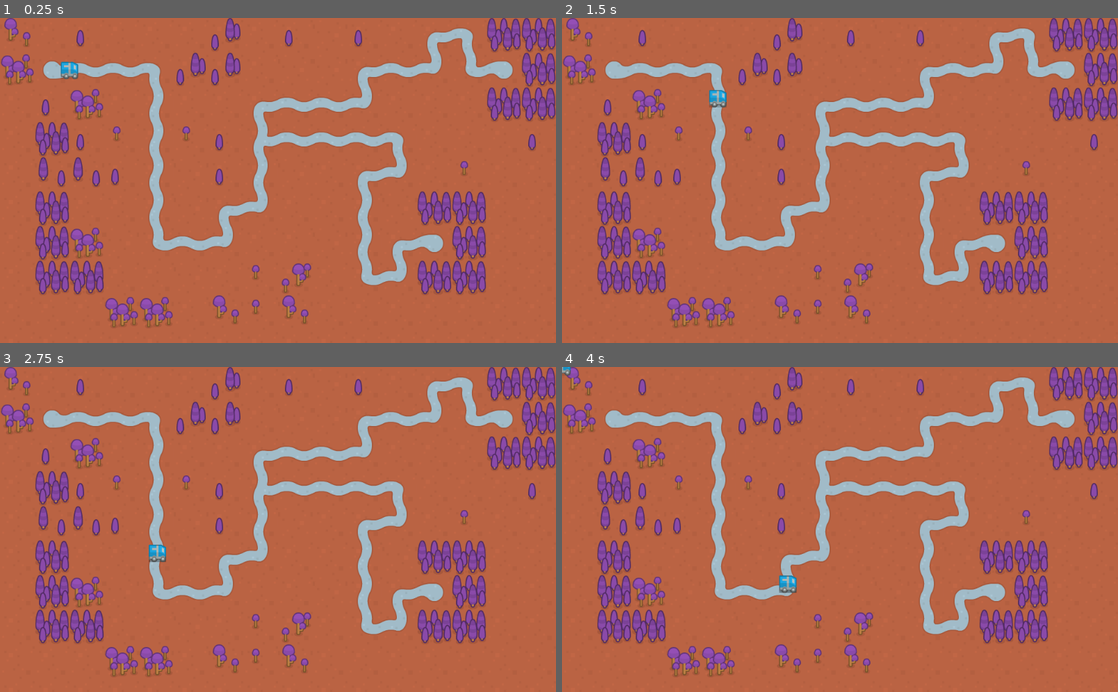
Above: before the commit, frames 1-4 (two rows, left to right).
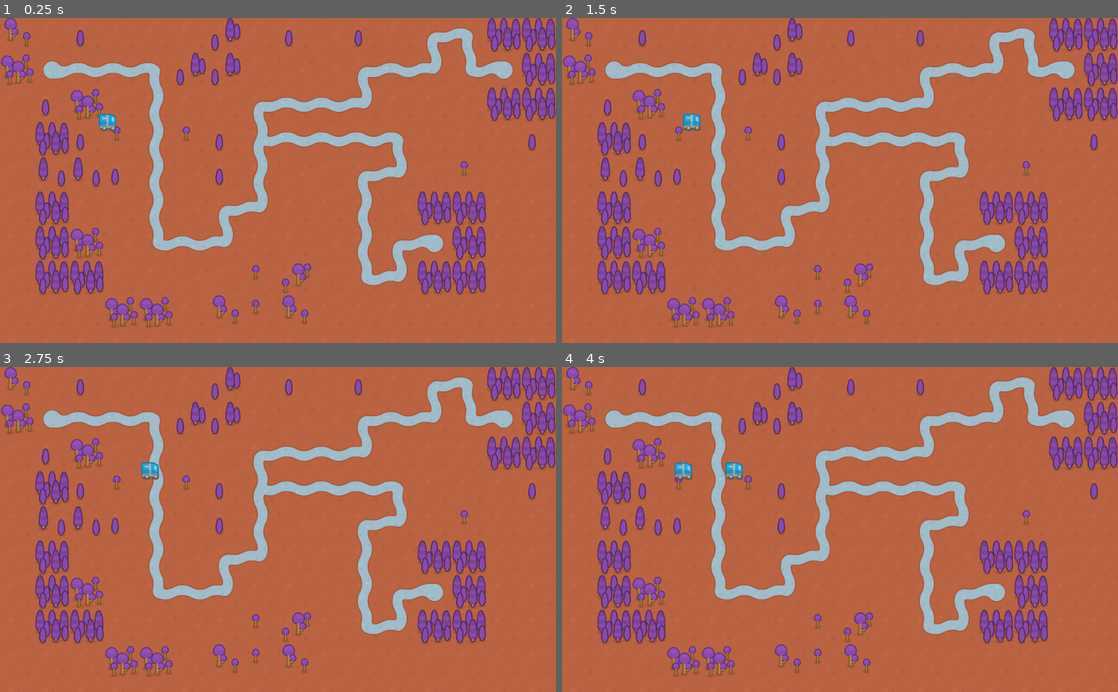
Above: after the commit, the same moments.

Repository: smithmd/GodotTD
Game: Godot game, scene res://Main.tscn
The game is run twice, just before and just after one commit, with the same random seed, the same clock (stepped at 60 frames per second) and the same inputs.
Inputs:
- Up to frame 1 (0.25 s): no input
- Up to frame 2 (1.5 s): no input
- Up to frame 3 (2.75 s): no input
- Up to frame 4 (4 s): no input

The runs differ from the first frame. In frame 1, 0.3% of the frame differs, in the area x 10-21%, y 13-35%; in frame 2, 0.3%; in frame 3, 0.3%; in frame 4, 0.5%, in the area x 0-43%, y 0-70%.

Commit message:
stuff is walking, but I'm not sure what path they're following....

Diff:
--- a/Main.gd
+++ b/Main.gd
@@ -2,20 +2,20 @@
 
 export (PackedScene) var Enemy
 var enemies = []
-var paths = []
 
 func _ready():
-	paths = [$PathNorth/PathFollow, $PathSouth/PathFollow]
 	randomize()
 	spawn_enemy()
 	$Spawn.start()
 
 func _on_Enemy_Walk_timeout():
-	for path in paths:
+	#for path in paths:
 	#	print("%: %", path, path.get_unit_offset())
-		path.set_unit_offset(path.get_unit_offset() + .01)
-		for enemy in enemies:
-			enemy.position = path.global_position
+	#	path.set_unit_offset(path.get_unit_offset() + .01)
+
+	for enemy in enemies:
+		enemy.get_parent().set_unit_offset(enemy.get_parent().get_unit_offset() + .001)
+		enemy.position = enemy.get_parent().global_position
 
 func _on_Spawn_timeout():
 	print("enemy count: ", enemies.size())
@@ -23,8 +23,18 @@
 	#pass
 
 func spawn_enemy():
+	var paths = [$PathNorth, $PathSouth]
 	var path = paths[randi() % paths.size()]
+
+	# create a new PathFollow2D
+	var pf = PathFollow2D.new()
+	path.add_child(pf)
+	pf.set_name("PathFollow")
+	print(path.get_children())
+
+	# create a new Enemy and add it to the PathFollow2D
 	var enemy = Enemy.instance()
-	enemy.set_path_follow(path)
+	enemy.set_path_follow(pf)
 	enemies.append(enemy)
-	add_child(enemy)
+	pf.add_child(enemy)
+	enemy.position = pf.global_position
--- a/Main.tres.gd
+++ /dev/null
@@ -1,26 +0,0 @@
-extends Node2D
-
-export (PackedScene) var Enemy
-var enemies = []
-
-func _ready():
-	randomize()
-	spawn_enemy()
-
-func _on_Enemy_Walk_timeout():
-	var paths = [$PathNorth/PathFollow, $PathSouth/PathFollow]
-	for path in paths:
-		path.set_offset(path.get_offset + 10)
-
-func _on_Spawn_timeout():
-	pass
-
-func spawn_enemy():
-	var paths = [$PathNorth/PathFollow, $PathSouth/PathFollow]
-	var path = paths[randi() % paths.size()]
-	path.set_offset(0);
-	var enemy = Enemy.instance()
-	enemy.set_path_follow(path)
-	enemies.append(enemy)
-	add_child(enemy)
-	enemy.position = path.global_position;
--- a/Main.tscn
+++ b/Main.tscn
@@ -43,13 +43,13 @@
 occluder_light_mask = 1
 format = 1
 tile_data = PoolIntArray( 0, 19, 0, 1, 0, 0, 2, 2, 0, 3, 0, 0, 4, 0, 0, 5, 0, 0, 6, 11, 0, 7, 0, 0, 8, 2, 0, 9, 1, 0, 1 …(2111 unchanged characters)…
-_sections_unfolded = [ "Cell", "Transform" ]
+_sections_unfolded = [ "Cell", "Material", "Transform", "Visibility" ]
 
 [node name="PathSouth" type="Path2D" parent="." index="1"]
 
 self_modulate = Color( 0.5, 0.6, 1, 0.7 )
 position = Vector2( 97.2104, 96.8508 )
-curve = SubResource( 2 )
+curve = SubResource( 1 )
 
 [node name="PathFollow" type="PathFollow2D" parent="PathSouth" index="0"]
 
@@ -91,7 +91,7 @@
 [node name="Spawn" type="Timer" parent="." index="4"]
 
 process_mode = 1
-wait_time = 1.0
+wait_time = 3.0
 one_shot = false
 autostart = false
 
Not shown: 2 places in Main.tscn that only renumber resources
